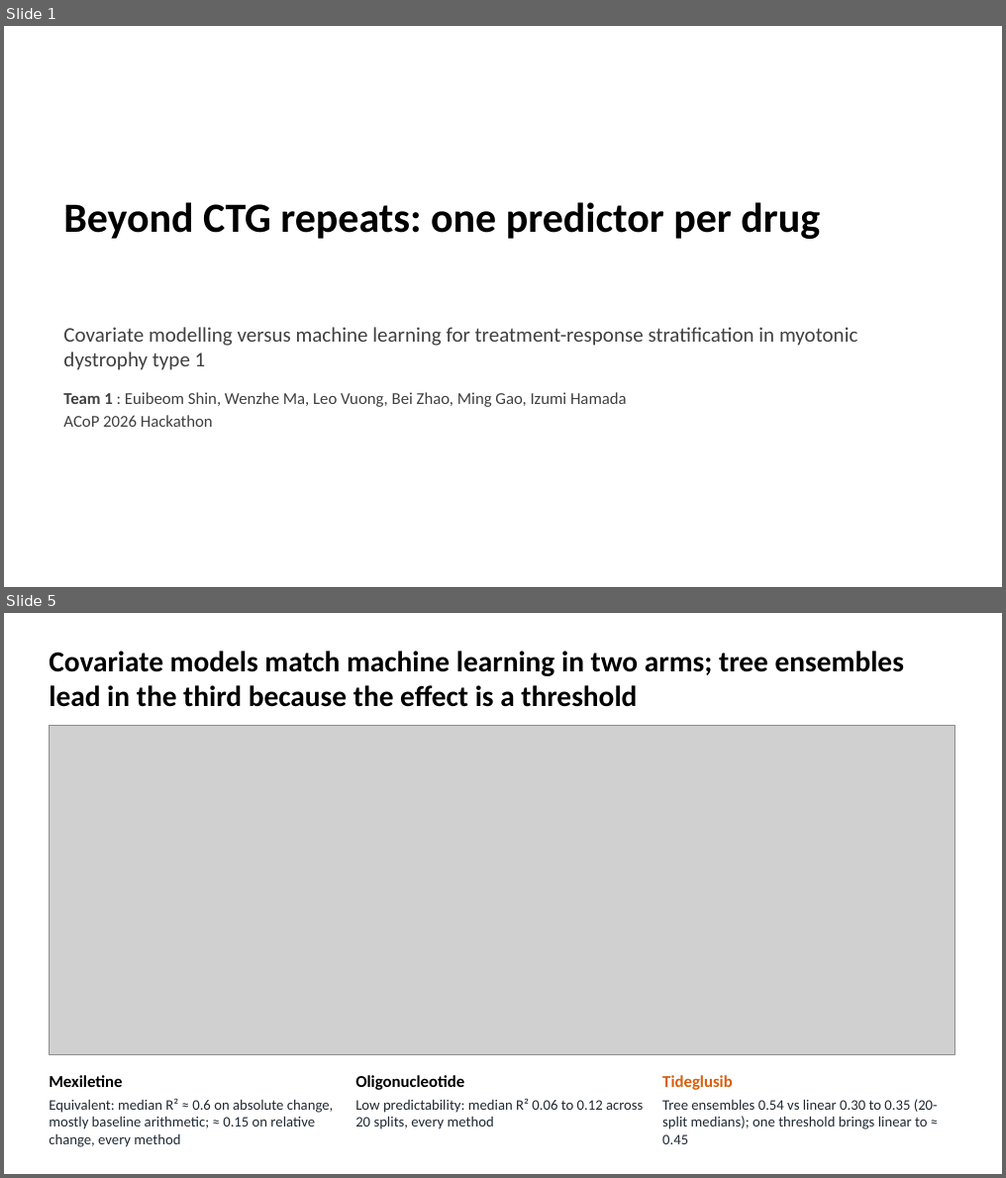
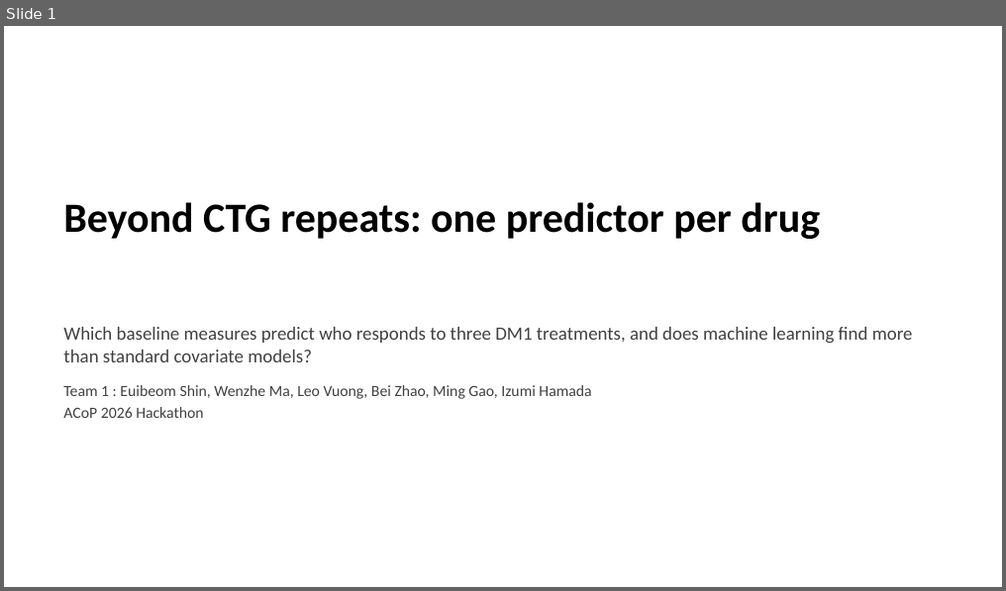
Before and after one commit to euibeom135-cell/acop2026-hackathon-team1, a slide deck: slides/Team1_DM1_slides.pptx. Shown one above the other, each under a label of ours: slides 1 and 5 before the commit, slide 1 after it; the slides between them are not shown. The pictures are 1006x1178 and 1006x591 pixels, drawn with LibreOffice and Linux fonts; fonts in the diff are those of the drawing; grey boxes stand for pictures. Boxes give left, top, right and bottom in pixels: in the first picture for what was removed or moved away, otherwise in the second. Text is boxed around its words. In the diff, an @@ line names an element or a change of style, - is before the commit and + after.

```diff
--- a/slides/Team1_DM1_slides.pptx
+++ b/slides/Team1_DM1_slides.pptx
@@ slide 5 removed at (4,613,1002,1174), background #FFFFFF @@
@@ title removed at (49,651,904,707) @@
-Covariate models match machine learning in two arms; tree ensembles lead in the third because the effect is a threshold
@@ picture removed at (49,725,954,1055) @@
@@ text removed at (49,1075,122,1087) @@
-Mexiletine
@@ text removed at (355,1075,464,1090) @@
-Oligonucleotide
@@ text removed at (662,1075,733,1090) @@
-Tideglusib
@@ text removed at (49,1098,334,1148) @@
-Equivalent: median R² ≈ 0.6 on absolute change, mostly baseline arithmetic; ≈ 0.15 on relative change, every method
@@ text removed at (355,1098,643,1130) @@
-Low predictability: median R² 0.06 to 0.12 across 20 splits, every method
@@ text removed at (662,1099,938,1145) @@
-Tree ensembles 0.54 vs linear 0.30 to 0.35 (20-split medians); one threshold brings linear to ≈ 0.45
@@ slide 1 changed as well @@
@@ text at (63,327,913,363): text changed; size 20 to 18 pt @@
-Covariate modelling versus machine learning for treatment-response stratification in myotonic dystrophy type 1
+Which baseline measures predict who responds to three DM1 treatments, and does machine learning find more than standard covariate models?
@@ text at (63,385,591,418): size 16 to 15 pt in "Team 1 : Euibeom Shin, Wenzhe Ma, ...", "ACoP 2026 Hackathon"; bold off in "Team 1" @@
```
Also in this commit, not shown: 5 other slides changed, 7 slides added, 3 other slides removed, 3 other files.
